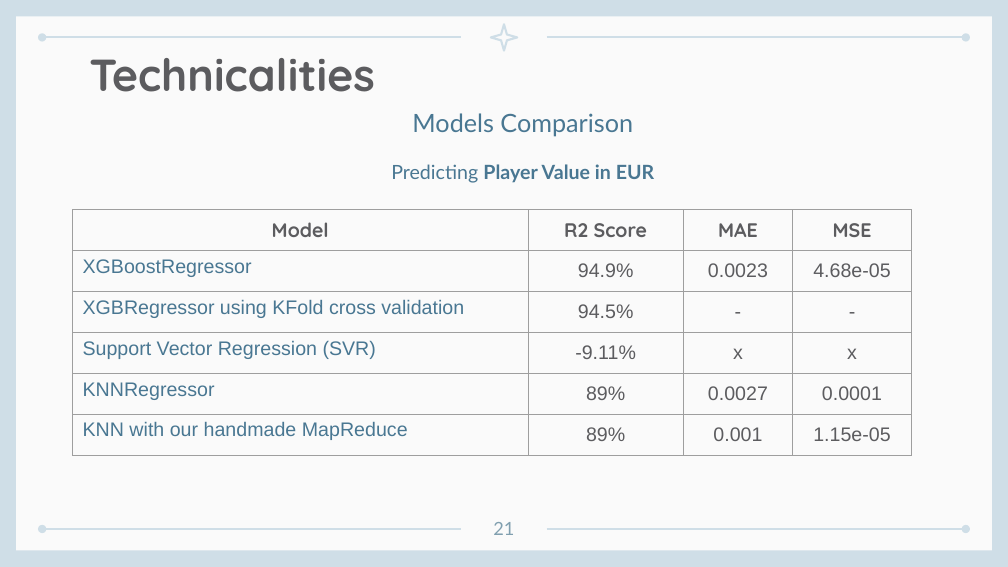
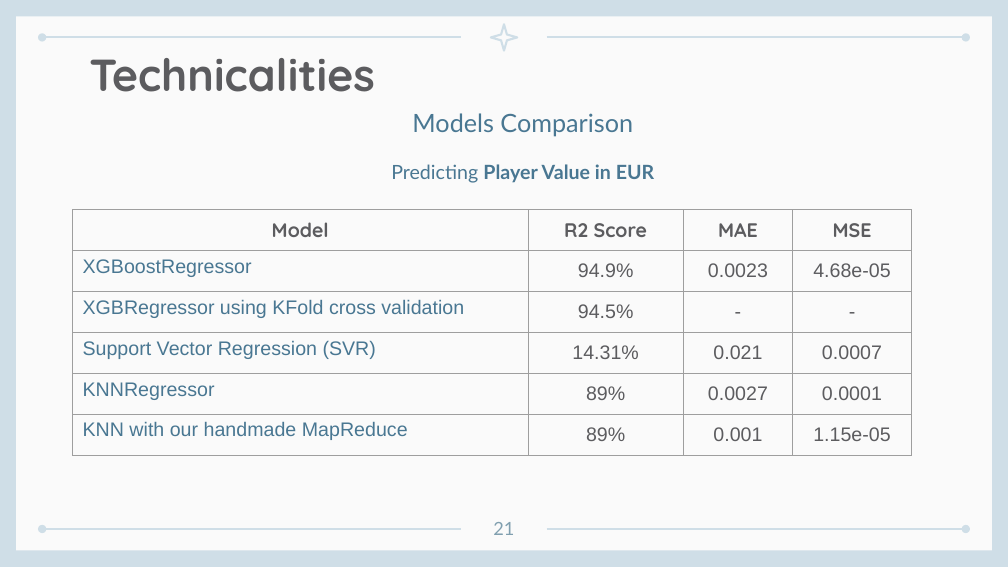
Before and after one commit to AliHashish/FIFA_Players_Analysis, a slide deck: slide 21 of Docs/Team10.pptx. Drawn at 1008x567 pixels with LibreOffice and Linux fonts; fonts in the diff are those of the drawing. Boxes give left, top, right and bottom in pixels: in the first picture for what was removed or moved away, otherwise in the second. Text is boxed around its words. In the diff, an @@ line names an element or a change of style, - is before the commit and + after.

```diff
--- a/Docs/Team10.pptx
+++ b/Docs/Team10.pptx
@@ table at (x1=73, y1=210, x2=911, y2=455) @@
-row 4: Support Vector Regression (SVR) | -9.11% | x | x
+row 4: Support Vector Regression (SVR) | 14.31% | 0.021 | 0.0007
```
Also in this commit, not shown: 4 other files.
